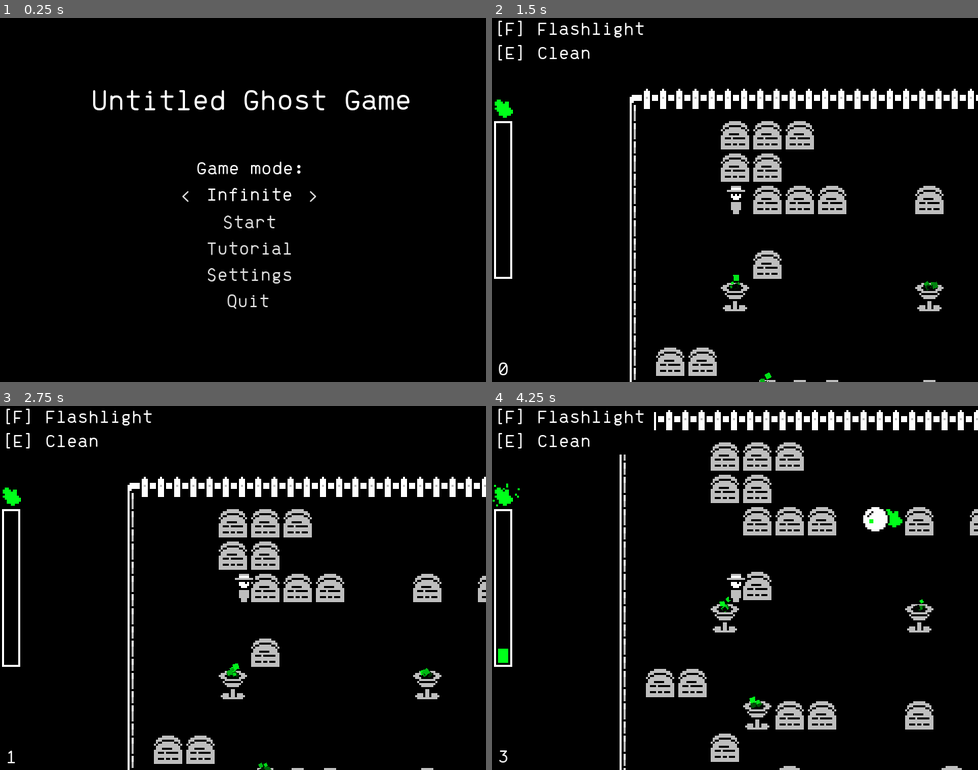
Above: before the commit, frames 1-4 (two rows, left to right).
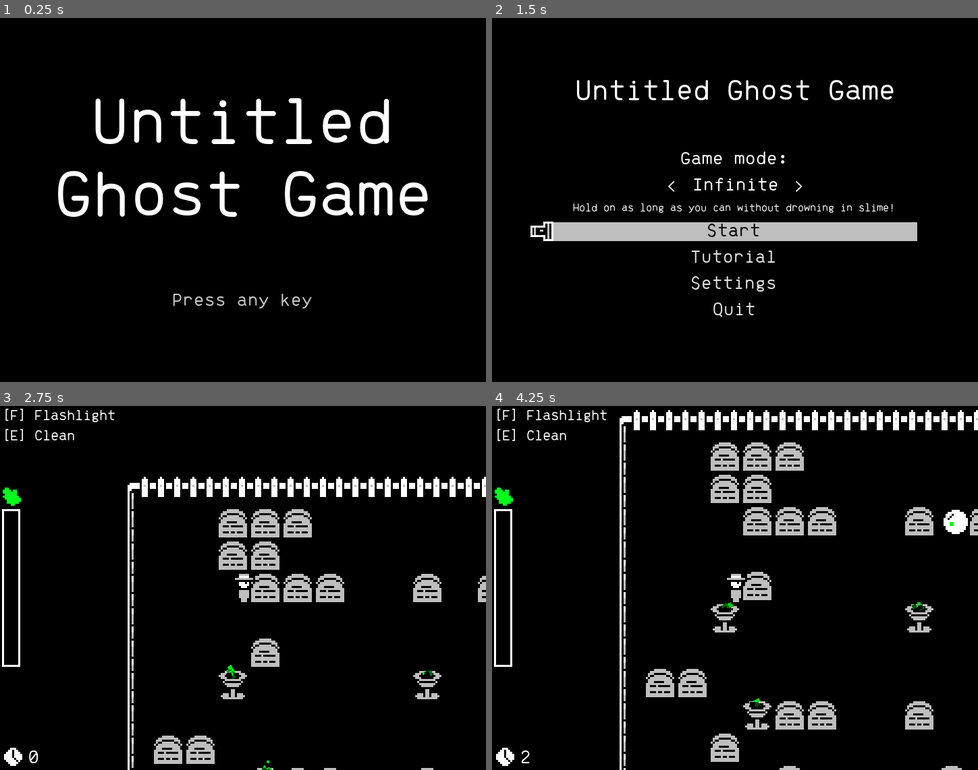
Above: after the commit, the same moments.

Repository: lucille-d/pixelles-2021
Game: Godot game, scene res://scenes/menus/TitleScreen.tscn
The game is run twice, just before and just after one commit, with the same random seed, the same clock (stepped at 60 frames per second) and the same inputs. Before the commit the project starts from res://scenes/menus/Menu.tscn. Sound files missing from this copy of the repository are replaced by a short silence.
Inputs (mouse positions are in pixels of both pictures, inside the frame that each line leads up to):
- Up to frame 1 (0.25 s): no input
- Up to frame 2 (1.5 s): click (739, 221) at 0.5 s, where only the run before the commit has a clickable "Start"; click (735, 232) at 1.25 s, where only the run after the commit has a clickable "Start"
- Up to frame 3 (2.75 s): tap Enter (ui_accept) at 2, 2.27, 2.3, 2.57 s; move the mouse to (349, 569) at 2.02 s; hold D (move_right) from 2.03 s (still down); tap E (clean) at 2.1 s
- Up to frame 4 (4.25 s): move the mouse to (637, 606) at 2.77 s; release D (move_right) at 2.78 s; hold S (move_down) 2.78-3.53 s; tap Enter (ui_accept) at 2.85, 3.02, 3.32, 3.8 s; tap E (clean) at 3.05 s; move the mouse to (783, 507) at 3.52 s; hold D (move_right) from 3.53 s (still down); tap F (activate_light) at 3.6 s

The runs differ from the first frame. In frame 1, 6.8% of the frame differs, in the area x 11-89%, y 19-80%; in frame 2, 14%, in the area x 0-100%, y 0-100%; in frame 3, 1.0%; in frame 4, 1.9%.

Commit message:
(feat) various improvement for showcase

Diff:
--- a/project.godot
+++ b/project.godot
@@ -11,7 +11,7 @@
 [application]
 
 config/name="pixelles-2021"
-run/main_scene="res://scenes/menus/Menu.tscn"
+run/main_scene="res://scenes/menus/TitleScreen.tscn"
 
 [autoload]
 
@@ -36,42 +36,50 @@
 "deadzone": 0.5,
 "events": [ Object(InputEventKey,"resource_local_to_scene":false,"resource_name":"","device":0,"alt":false,"shift":false,"control":false,"meta":false,"command":false,"pressed":false,"scancode":87,"physical_scancode":0,"unicode":0,"echo":false,"script":null)
 , Object(InputEventKey,"resource_local_to_scene":false,"resource_name":"","device":0,"alt":false,"shift":false,"control":false,"meta":false,"command":false,"pressed":false,"scancode":90,"physical_scancode":0,"unicode":0,"echo":false,"script":null)
+, Object(InputEventJoypadMotion,"resource_local_to_scene":false,"resource_name":"","device":0,"axis":1,"axis_value":-1.0,"script":null)
  ]
 }
 move_down={
 "deadzone": 0.5,
 "events": [ Object(InputEventKey,"resource_local_to_scene":false,"resource_name":"","device":0,"alt":false,"shift":false,"control":false,"meta":false,"command":false,"pressed":false,"scancode":83,"physical_scancode":0,"unicode":0,"echo":false,"script":null)
+, Object(InputEventJoypadMotion,"resource_local_to_scene":false,"resource_name":"","device":0,"axis":1,"axis_value":1.0,"script":null)
  ]
 }
 move_left={
 "deadzone": 0.5,
 "events": [ Object(InputEventKey,"resource_local_to_scene":false,"resource_name":"","device":0,"alt":false,"shift":false,"control":false,"meta":false,"command":false,"pressed":false,"scancode":65,"physical_scancode":0,"unicode":0,"echo":false,"script":null)
 , Object(InputEventKey,"resource_local_to_scene":false,"resource_name":"","device":0,"alt":false,"shift":false,"control":false,"meta":false,"command":false,"pressed":false,"scancode":81,"physical_scancode":0,"unicode":0,"echo":false,"script":null)
+, Object(InputEventJoypadMotion,"resource_local_to_scene":false,"resource_name":"","device":0,"axis":0,"axis_value":-1.0,"script":null)
  ]
 }
 move_right={
 "deadzone": 0.5,
 "events": [ Object(InputEventKey,"resource_local_to_scene":false,"resource_name":"","device":0,"alt":false,"shift":false,"control":false,"meta":false,"command":false,"pressed":false,"scancode":68,"physical_scancode":0,"unicode":0,"echo":false,"script":null)
+, Object(InputEventJoypadMotion,"resource_local_to_scene":false,"resource_name":"","device":0,"axis":0,"axis_value":1.0,"script":null)
  ]
 }
 shoot_up={
 "deadzone": 0.5,
 "events": [ Object(InputEventKey,"resource_local_to_scene":false,"resource_name":"","device":0,"alt":false,"shift":false,"control":false,"meta":false,"command":false,"pressed":false,"scancode":16777232,"physical_scancode":0,"unicode":0,"echo":false,"script":null)
+, Object(InputEventJoypadMotion,"resource_local_to_scene":false,"resource_name":"","device":0,"axis":3,"axis_value":-1.0,"script":null)
  ]
 }
 shoot_down={
 "deadzone": 0.5,
 "events": [ Object(InputEventKey,"resource_local_to_scene":false,"resource_name":"","device":0,"alt":false,"shift":false,"control":false,"meta":false,"command":false,"pressed":false,"scancode":16777234,"physical_scancode":0,"unicode":0,"echo":false,"script":null)
+, Object(InputEventJoypadMotion,"resource_local_to_scene":false,"resource_name":"","device":0,"axis":3,"axis_value":1.0,"script":null)
  ]
 }
 shoot_left={
 "deadzone": 0.5,
 "events": [ Object(InputEventKey,"resource_local_to_scene":false,"resource_name":"","device":0,"alt":false,"shift":false,"control":false,"meta":false,"command":false,"pressed":false,"scancode":16777231,"physical_scancode":0,"unicode":0,"echo":false,"script":null)
+, Object(InputEventJoypadMotion,"resource_local_to_scene":false,"resource_name":"","device":0,"axis":2,"axis_value":-1.0,"script":null)
  ]
 }
 shoot_right={
 "deadzone": 0.5,
 "events": [ Object(InputEventKey,"resource_local_to_scene":false,"resource_name":"","device":0,"alt":false,"shift":false,"control":false,"meta":false,"command":false,"pressed":false,"scancode":16777233,"physical_scancode":0,"unicode":0,"echo":false,"script":null)
+, Object(InputEventJoypadMotion,"resource_local_to_scene":false,"resource_name":"","device":0,"axis":2,"axis_value":1.0,"script":null)
  ]
 }
 quit={
@@ -87,17 +95,20 @@
 activate_light={
 "deadzone": 0.5,
 "events": [ Object(InputEventKey,"resource_local_to_scene":false,"resource_name":"","device":0,"alt":false,"shift":false,"control":false,"meta":false,"command":false,"pressed":false,"scancode":70,"physical_scancode":0,"unicode":0,"echo":false,"script":null)
+, Object(InputEventJoypadButton,"resource_local_to_scene":false,"resource_name":"","device":0,"button_index":1,"pressure":0.0,"pressed":false,"script":null)
  ]
 }
 pause={
 "deadzone": 0.5,
 "events": [ Object(InputEventKey,"resource_local_to_scene":false,"resource_name":"","device":0,"alt":false,"shift":false,"control":false,"meta":false,"command":false,"pressed":false,"scancode":32,"physical_scancode":0,"unicode":0,"echo":false,"script":null)
 , Object(InputEventKey,"resource_local_to_scene":false,"resource_name":"","device":0,"alt":false,"shift":false,"control":false,"meta":false,"command":false,"pressed":false,"scancode":80,"physical_scancode":0,"unicode":0,"echo":false,"script":null)
+, Object(InputEventJoypadButton,"resource_local_to_scene":false,"resource_name":"","device":0,"button_index":11,"pressure":0.0,"pressed":false,"script":null)
  ]
 }
 clean={
 "deadzone": 0.5,
 "events": [ Object(InputEventKey,"resource_local_to_scene":false,"resource_name":"","device":0,"alt":false,"shift":false,"control":false,"meta":false,"command":false,"pressed":false,"scancode":69,"physical_scancode":0,"unicode":0,"echo":false,"script":null)
+, Object(InputEventJoypadButton,"resource_local_to_scene":false,"resource_name":"","device":0,"button_index":0,"pressure":0.0,"pressed":false,"script":null)
  ]
 }
 
--- a/scenes/levels/Game.gd
+++ b/scenes/levels/Game.gd
@@ -2,6 +2,7 @@
 
 onready var Ghost = preload("../nodes/Ghost.tscn")
 onready var ui_timer = $GUI/Timer
+onready var ui_slime_counter = $GUI/SlimeCounter
 onready var ui_timebar = $GUI/TimeBar
 onready var ui_chaosbar = $GUI/ChaosBar
 onready var goo_container = $GooContainer
@@ -19,13 +20,20 @@
 
 const MAX_CHAOS = 100
 var current_chaos = 0
+var current_slime_count = 0
 
 func _ready():
 	Global.connect("pause", self, "on_pause")
 	Global.set_pause(false)
-	if Global.game_mode == 1:
+	ui_slime_counter.get_child(0).modulate = Global.accent_color
+	if Global.game_mode == 1: # slime attack
 		ui_timebar.show()
 		ui_timer.hide()
+		ui_slime_counter.show()
+	else: # infinite
+		ui_timebar.hide()
+		ui_timer.show()
+		ui_slime_counter.hide()
 
 func _process(delta):
 	current_time += delta
@@ -34,7 +42,7 @@
 	ui_timer.text = str(floor(current_time))
 
 	if Global.game_mode == 1 and current_time >= LEVEL_TIME:
-		Global.end_game(true, current_time)
+		Global.end_game(true, current_time, current_slime_count)
 
 	ghost_spawn_timer -= delta
 	if ghost_spawn_timer <= 0:
@@ -52,7 +60,7 @@
 	ui_chaosbar.set_value(min(100, current_chaos * 100 / MAX_CHAOS))
 
 	if current_chaos > MAX_CHAOS:
-		Global.end_game(false, current_time)
+		Global.end_game(false, current_time, current_slime_count)
 
 func spawn_ghost():
 	var g = Ghost.instance()
@@ -68,6 +76,10 @@
 func on_ghost_death():
 	ghost_counter -= 1
 
+func on_slime_cleaned():
+	current_slime_count += 1
+	ui_slime_counter.text = str(current_slime_count)
+
 func on_pause(is_paused):
 	if is_paused:
 		pause_overlay.show()
--- a/scenes/levels/Game.tscn
+++ b/scenes/levels/Game.tscn
@@ -8,6 +8,7 @@
 [ext_resource path="res://scenes/levels/Game.gd" type="Script" id=6]
 [ext_resource path="res://assets/resources/theme.tres" type="Theme" id=7]
 [ext_resource path="res://scenes/levels/ProceduralLevel.tscn" type="PackedScene" id=8]
+[ext_resource path="res://assets/sprites/spritesheet.png" type="Texture" id=9]
 
 [sub_resource type="Environment" id=1]
 background_mode = 4
@@ -22,6 +23,10 @@
 
 [sub_resource type="CanvasItemMaterial" id=4]
 blend_mode = 4
+
+[sub_resource type="DynamicFont" id=5]
+size = 8
+font_data = ExtResource( 1 )
 
 [sub_resource type="CanvasItemMaterial" id=3]
 blend_mode = 3
@@ -42,9 +47,9 @@
 [node name="Timer" type="Label" parent="GUI"]
 anchor_top = 1.0
 anchor_bottom = 1.0
-margin_left = 3.0
+margin_left = 14.0
 margin_top = -15.0
-margin_right = 42.0
+margin_right = 53.0
 margin_bottom = -2.0
 theme = ExtResource( 7 )
 text = "00"
@@ -53,6 +58,34 @@
 "_edit_use_anchors_": false
 }
 
+[node name="Sprite" type="Sprite" parent="GUI/Timer"]
+position = Vector2( -13, 3 )
+texture = ExtResource( 9 )
+centered = false
+region_enabled = true
+region_rect = Rect2( 67, 3, 11, 11 )
+
+[node name="SlimeCounter" type="Label" parent="GUI"]
+anchor_top = 1.0
+anchor_bottom = 1.0
+margin_left = 14.0
+margin_top = -15.0
+margin_right = 53.0
+margin_bottom = -2.0
+theme = ExtResource( 7 )
+text = "0"
+valign = 2
+__meta__ = {
+"_edit_use_anchors_": false
+}
+
+[node name="Sprite" type="Sprite" parent="GUI/SlimeCounter"]
+position = Vector2( -13, 3 )
+texture = ExtResource( 9 )
+centered = false
+region_enabled = true
+region_rect = Rect2( 83, 3, 11, 11 )
+
 [node name="ChaosBar" parent="GUI" instance=ExtResource( 5 )]
 margin_right = 53.0
 sprite_rect_x = 83
@@ -60,7 +93,6 @@
 animation_type = 1
 
 [node name="TimeBar" parent="GUI" instance=ExtResource( 5 )]
-visible = false
 margin_left = 13.0
 margin_right = 53.0
 animation_type = 2
@@ -68,20 +100,21 @@
 [node name="Controls" type="Panel" parent="GUI"]
 self_modulate = Color( 0, 0, 0, 1 )
 material = SubResource( 4 )
-margin_right = 80.0
-margin_bottom = 24.0
+margin_right = 61.0
+margin_bottom = 20.0
 theme = ExtResource( 7 )
 __meta__ = {
 "_edit_use_anchors_": false
 }
 
 [node name="Label" type="Label" parent="GUI/Controls"]
-margin_left = 0.595276
-margin_top = 0.992126
-margin_right = 80.5953
-margin_bottom = 26.9921
+margin_left = 1.0
+margin_top = 1.0
+margin_right = 61.0
+margin_bottom = 21.0
 theme = ExtResource( 7 )
 custom_colors/font_color = Color( 1, 1, 1, 1 )
+custom_fonts/font = SubResource( 5 )
 text = "[F] Flashlight
 [E] Clean"
 clip_text = true
--- a/scenes/levels/Tutorial.gd
+++ b/scenes/levels/Tutorial.gd
@@ -62,21 +62,26 @@
 
 func kill_ghost_done():
 	ui_slime_bar.show()
-	label.text = "If the slime counter fills up, you lose..."
+	label.text = "If the slime counter fills up, it's over..."
 	enter_label.show()
 	current_step = 4
 
 func process_step_4():
 	if Input.is_action_just_pressed("ui_accept"):
-		ui_time_bar.show()
-		label.text = "If you make it to the end of the timer, you win!"
+		label.text = "In infinite mode, you try to hold on as long as possible before being overrun by slime."
 		current_step += 1
 
 func process_step_5():
 	if Input.is_action_just_pressed("ui_accept"):
-		label.text = "Good luck!"
+		ui_time_bar.show()
+		label.text = "In timed mode, you try to clean as much slime as you can before the end of the timer."
 		current_step += 1
 
 func process_step_6():
 	if Input.is_action_just_pressed("ui_accept"):
+		label.text = "Good luck!"
+		current_step += 1
+
+func process_step_7():
+	if Input.is_action_just_pressed("ui_accept"):
 		Global.to_menu()
--- a/scenes/levels/Tutorial.tscn
+++ b/scenes/levels/Tutorial.tscn
@@ -6,6 +6,10 @@
 [ext_resource path="res://scenes/nodes/ui/UIBar.tscn" type="PackedScene" id=4]
 [ext_resource path="res://assets/resources/env_tileset.tres" type="TileSet" id=5]
 [ext_resource path="res://assets/regular.otf" type="DynamicFontData" id=6]
+
+[sub_resource type="DynamicFont" id=3]
+size = 9
+font_data = ExtResource( 6 )
 
 [sub_resource type="DynamicFont" id=1]
 size = 12
@@ -54,19 +58,20 @@
 tile_data = PoolIntArray( 0, 4, 0, 1, 5, 0, 2, 5, 0, 3, 5, 0, 4, 5, 0, 5, 5, 0, 6, 5, 0, 7, 5, 0, 8, 5, 0, 9, 5, 0, 10, …(543 unchanged characters)…
 
 [node name="Player" parent="." instance=ExtResource( 1 )]
-position = Vector2( 47.6568, 98.5951 )
+position = Vector2( 120, 70 )
 
 [node name="CanvasLayer" type="CanvasLayer" parent="."]
+follow_viewport_enable = true
 
 [node name="ChaosBar" parent="CanvasLayer" instance=ExtResource( 4 )]
 visible = false
-margin_left = 13.0
 margin_right = 53.0
 sprite_rect_x = 83
 colored = true
 
 [node name="TimeBar" parent="CanvasLayer" instance=ExtResource( 4 )]
 visible = false
+margin_left = 13.0
 
 [node name="Panel" type="Panel" parent="CanvasLayer"]
 anchor_top = 1.0
@@ -83,6 +88,7 @@
 margin_top = 5.0
 margin_right = 235.0
 margin_bottom = 33.0
+custom_fonts/font = SubResource( 3 )
 text = "Move around with WASD."
 autowrap = true
 __meta__ = {
@@ -95,7 +101,7 @@
 anchor_right = 1.0
 anchor_bottom = 1.0
 margin_left = -45.0
-margin_top = -18.0
+margin_top = -15.0
 custom_fonts/font = SubResource( 1 )
 text = "[ENTER]"
 __meta__ = {
@@ -104,8 +110,6 @@
 
 [node name="GooContainer" type="Node2D" parent="."]
 
-[node name="GUI" type="CanvasLayer" parent="."]
-
 [node name="AnimationPlayer" type="AnimationPlayer" parent="."]
 autoplay = "Bounce"
 anims/Bounce = SubResource( 2 )
--- a/scenes/menus/GameOver.gd
+++ b/scenes/menus/GameOver.gd
@@ -1,17 +1,19 @@
 extends Control
 
 onready var label = $VBoxContainer/Label
-onready var time_label = $VBoxContainer/TimeLabel
+onready var result_label = $VBoxContainer/ResultLabel
 onready var record_label = $VBoxContainer/RecordLabel
 
 func _ready():
-	if Global.game_mode == 1 and Global.has_won:
-		label.text = "You made it!"
+	if Global.game_mode == 1:
+		label.text = "You're out of time!" if Global.has_won else "Slime is everywhere... It's over!"
+		result_label.text = "Slime cleaned: " + str(floor(Global.finish_slime))
+		result_label.show()
 	else:
 		label.text = "Slime is everywhere... It's over!"
-		time_label.text = "Time: " + str(floor(Global.finish_time)) + " seconds"
-		time_label.show()
+		result_label.text = "Time: " + str(floor(Global.finish_time)) + " seconds"
+		result_label.show()
 
-	if Global.game_mode == 2 and Global.new_record:
+	if Global.new_record:
 		record_label.modulate = Global.accent_color
 		record_label.show()
--- a/scenes/menus/GameOver.tscn
+++ b/scenes/menus/GameOver.tscn
@@ -30,7 +30,7 @@
 align = 1
 autowrap = true
 
-[node name="TimeLabel" type="Label" parent="VBoxContainer"]
+[node name="ResultLabel" type="Label" parent="VBoxContainer"]
 visible = false
 margin_top = 71.0
 margin_right = 100.0
--- a/scenes/menus/Menu.gd
+++ b/scenes/menus/Menu.gd
@@ -1,6 +1,7 @@
 extends Control
 
 onready var game_mode_label = $VBoxContainer/HBoxContainer/GameModeLabel
+onready var game_mode_sub_label = $VBoxContainer/GameModeSublabel
 
 func _ready():
 	update_game_mode_label()
@@ -20,3 +21,4 @@
 
 func update_game_mode_label():
 	game_mode_label.text = "Timed" if Global.game_mode == 1 else "Infinite"
+	game_mode_sub_label.text = "Clean as much slime as you can in 60 seconds!" if Global.game_mode == 1 else "Hold on as long as you can without drowning in slime!"
--- a/scenes/menus/Menu.tscn
+++ b/scenes/menus/Menu.tscn
@@ -6,6 +6,10 @@
 [ext_resource path="res://scenes/menus/Menu.gd" type="Script" id=4]
 
 [sub_resource type="DynamicFont" id=1]
+font_data = ExtResource( 1 )
+
+[sub_resource type="DynamicFont" id=2]
+size = 6
 font_data = ExtResource( 1 )
 
 [node name="Menu" type="Control"]
@@ -22,17 +26,17 @@
 anchor_left = 0.5
 anchor_right = 0.5
 anchor_bottom = 1.0
-margin_left = -76.0
-margin_right = 76.0
+margin_left = -90.0
+margin_right = 90.0
 alignment = 1
 __meta__ = {
 "_edit_use_anchors_": false
 }
 
 [node name="Label" type="Label" parent="VBoxContainer"]
-margin_top = 31.0
-margin_right = 152.0
-margin_bottom = 64.0
+margin_top = 26.0
+margin_right = 180.0
+margin_bottom = 59.0
 theme = ExtResource( 2 )
 custom_fonts/font = SubResource( 1 )
 text = "Untitled Ghost Game
@@ -40,66 +44,74 @@
 align = 1
 
 [node name="Label2" type="Label" parent="VBoxContainer"]
-margin_top = 68.0
-margin_right = 152.0
-margin_bottom = 78.0
+margin_top = 63.0
+margin_right = 180.0
+margin_bottom = 73.0
 text = "Game mode:"
 align = 1
 
 [node name="HBoxContainer" type="HBoxContainer" parent="VBoxContainer"]
-margin_top = 82.0
-margin_right = 152.0
-margin_bottom = 92.0
+margin_top = 77.0
+margin_right = 180.0
+margin_bottom = 87.0
 alignment = 1
 
 [node name="LeftArrow" type="Button" parent="VBoxContainer/HBoxContainer"]
-margin_left = 42.0
-margin_right = 47.0
+margin_left = 56.0
+margin_right = 61.0
 margin_bottom = 10.0
 text = "<"
 
 [node name="GameModeLabel" type="Label" parent="VBoxContainer/HBoxContainer"]
-margin_left = 51.0
-margin_right = 101.0
+margin_left = 65.0
+margin_right = 115.0
 margin_bottom = 10.0
 rect_min_size = Vector2( 50, 0 )
 text = "Infinite"
 align = 1
 
 [node name="RightArrow" type="Button" parent="VBoxContainer/HBoxContainer"]
-margin_left = 105.0
-margin_right = 110.0
+margin_left = 119.0
+margin_right = 124.0
 margin_bottom = 10.0
 text = ">"
 
+[node name="GameModeSublabel" type="Label" parent="VBoxContainer"]
+margin_top = 91.0
+margin_right = 180.0
+margin_bottom = 97.0
+custom_fonts/font = SubResource( 2 )
+text = "Hold on as long as you can without drowning in slime!"
+align = 1
+
 [node name="StartButton" parent="VBoxContainer" instance=ExtResource( 3 )]
 anchor_right = 0.0
-margin_top = 96.0
-margin_right = 152.0
-margin_bottom = 106.0
+margin_top = 101.0
+margin_right = 180.0
+margin_bottom = 111.0
 text = "Start"
 global_method = "start_game"
 
 [node name="TutorialButton" parent="VBoxContainer" instance=ExtResource( 3 )]
 anchor_right = 0.0
-margin_top = 110.0
-margin_right = 152.0
-margin_bottom = 120.0
+margin_top = 115.0
+margin_right = 180.0
+margin_bottom = 125.0
 text = "Tutorial"
 global_method = "to_tutorial"
 
 [node name="SettingsButton" parent="VBoxContainer" instance=ExtResource( 3 )]
 anchor_right = 0.0
-margin_top = 124.0
-margin_right = 152.0
-margin_bottom = 134.0
+margin_top = 129.0
+margin_right = 180.0
+margin_bottom = 139.0
 text = "Settings"
 
 [node name="QuitButton" parent="VBoxContainer" instance=ExtResource( 3 )]
 anchor_right = 0.0
-margin_top = 138.0
-margin_right = 152.0
-margin_bottom = 148.0
+margin_top = 143.0
+margin_right = 180.0
+margin_bottom = 153.0
 text = "Quit"
 global_method = "quit"
 
--- /dev/null
+++ b/scenes/menus/TitleScreen.gd
@@ -0,0 +1,5 @@
+extends Control
+
+func _input(event):
+	if event.is_pressed():
+		Global.to_menu()
--- /dev/null
+++ b/scenes/menus/TitleScreen.tscn
@@ -0,0 +1,69 @@
+[gd_scene load_steps=6 format=2]
+
+[ext_resource path="res://assets/resources/theme.tres" type="Theme" id=1]
+[ext_resource path="res://assets/regular.otf" type="DynamicFontData" id=2]
+[ext_resource path="res://scenes/menus/TitleScreen.gd" type="Script" id=3]
+
+[sub_resource type="DynamicFont" id=1]
+size = 36
+font_data = ExtResource( 2 )
+
+[sub_resource type="Animation" id=2]
+resource_name = "Bounce"
+length = 1.2
+loop = true
+tracks/0/type = "value"
+tracks/0/path = NodePath("VBoxContainer/PressButton:margin_top")
+tracks/0/interp = 2
+tracks/0/loop_wrap = true
+tracks/0/imported = false
+tracks/0/enabled = true
+tracks/0/keys = {
+"times": PoolRealArray( 0, 0.6 ),
+"transitions": PoolRealArray( 1, 1 ),
+"update": 0,
+"values": [ 109.0, 113 ]
+}
+
+[node name="Control" type="Control"]
+anchor_right = 1.0
+anchor_bottom = 1.0
+theme = ExtResource( 1 )
+script = ExtResource( 3 )
+__meta__ = {
+"_edit_use_anchors_": false
+}
+
+[node name="VBoxContainer" type="VBoxContainer" parent="."]
+anchor_right = 1.0
+anchor_bottom = 1.0
+alignment = 1
+__meta__ = {
+"_edit_use_anchors_": false
+}
+
+[node name="Title" type="Label" parent="VBoxContainer"]
+margin_top = 34.0
+margin_right = 240.0
+margin_bottom = 105.0
+custom_fonts/font = SubResource( 1 )
+text = "Untitled Ghost Game"
+align = 1
+autowrap = true
+
+[node name="PressButton" type="Label" parent="VBoxContainer"]
+modulate = Color( 1, 1, 1, 0.784314 )
+margin_top = 109.0
+margin_right = 240.0
+margin_bottom = 145.0
+text = "
+
+Press any key"
+align = 1
+__meta__ = {
+"_edit_use_anchors_": false
+}
+
+[node name="AnimationPlayer" type="AnimationPlayer" parent="."]
+autoplay = "Bounce"
+anims/Bounce = SubResource( 2 )
--- a/scenes/nodes/Goo.gd
+++ b/scenes/nodes/Goo.gd
@@ -22,6 +22,7 @@
 func on_cleaned():
 	if game and game.has_method("update_chaos"):
 		game.update_chaos(-chaos_value)
+		game.on_slime_cleaned()
 	queue_free()
 
 func modulate_color():
--- a/scripts/Global.gd
+++ b/scripts/Global.gd
@@ -11,9 +11,13 @@
 var game_mode = 2 # 1 = 60 secondes, 2 = infinite
 
 var has_won = true
+var new_record = true
+# mode 1 = slime attack
+var finish_slime = -1
+var best_slime = -1
+# mode 2 = infinite
 var finish_time = -1
 var best_time = -1
-var new_record = true
 
 const DEFAULT_ACCENT_COLOR = Color("#00ff1b")
 var accent_color = DEFAULT_ACCENT_COLOR
@@ -42,10 +46,14 @@
 func to_tutorial():
 	get_tree().change_scene_to(TutorialScene)
 
-func end_game(win, time):
+func end_game(win, time, slime_count):
 	has_won = win
 	finish_time = floor(time)
-	if Global.game_mode == 2 and finish_time > best_time:
+	finish_slime = slime_count
+	if Global.game_mode == 1 and finish_slime > best_slime:
+		best_slime = finish_slime
+		new_record = true
+	elif Global.game_mode == 2 and finish_time > best_time:
 		best_time = finish_time
 		new_record = true
 	else:
Not shown: 1 places in scenes/levels/Game.tscn that only renumber resources
Not shown: 1 places in scenes/levels/Tutorial.tscn that only renumber resources
Not shown: 1 places in scenes/menus/Menu.tscn that only renumber resources
